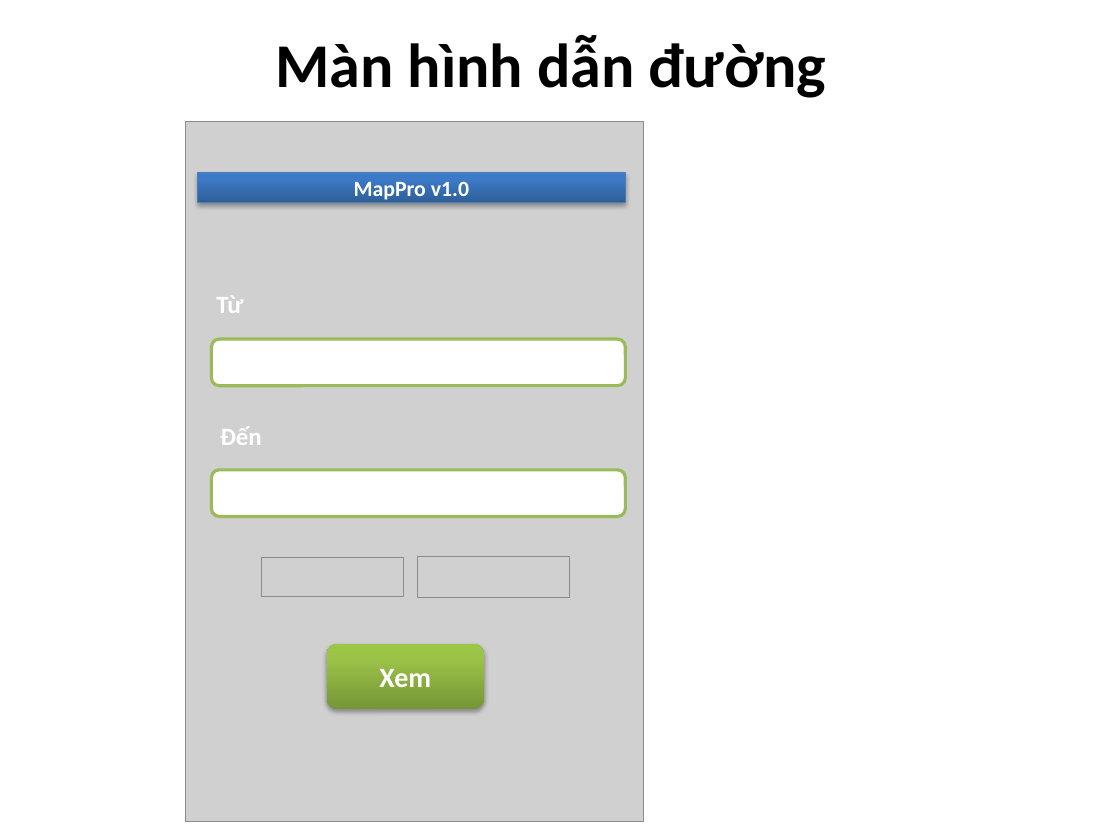
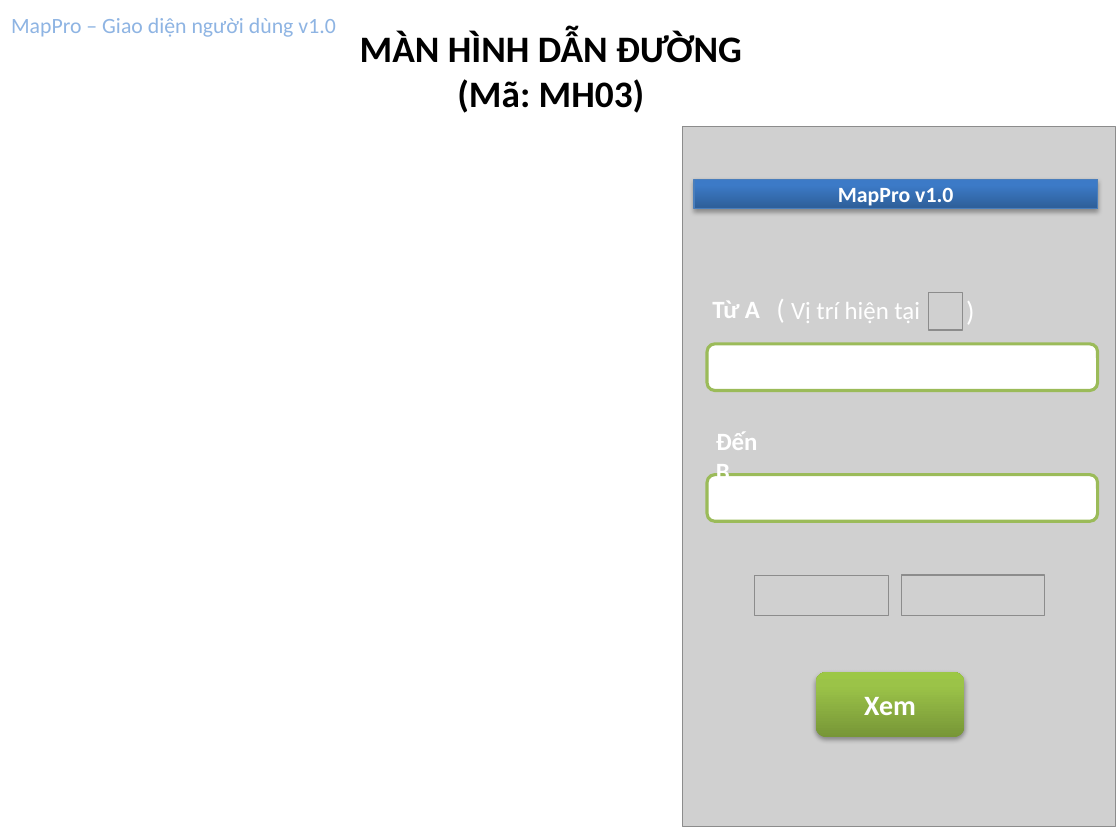
Before and after one commit to hungdien/google-map-api-and-map-on-android, a slide deck: slide 8 of Design/User Interface Design.pptx (slide 7 before the commit). Drawn at 1120x840 pixels with LibreOffice and Linux fonts; fonts in the diff are those of the drawing; grey boxes stand for pictures. Boxes give left, top, right and bottom in pixels: in the first picture for what was removed or moved away, otherwise in the second. Text is boxed around its words. In the diff, an @@ line names an element or a change of style, - is before the commit and + after.

```diff
--- a/Design/User Interface Design.pptx
+++ b/Design/User Interface Design.pptx
@@ text added at [11, 18, 335, 37], 14 pt, text #8EB4E3 @@
+MapPro – Giao diện người dùng v1.0
@@ text at [360, 31, 742, 113]: text changed; size 40 to 24 pt @@
-Màn hình dẫn đường
+MÀN HÌNH DẪN ĐƯỜNG
+(Mã: MH03)
@@ picture: place and size @@
-picture at [186, 121, 644, 821]
+picture at [682, 127, 1114, 827]
@@ rectangle "MapPro v1.0": place and size @@
-rectangle "MapPro v1.0" at [197, 172, 625, 202]
+rectangle "MapPro v1.0" at [694, 179, 1098, 208]
@@ picture added at [928, 292, 962, 330] @@
@@ text added at [955, 288, 979, 333], 18 pt, text #FFFFFF @@
+)
@@ text at [712, 301, 760, 318]: text changed @@
-Từ
+Từ A
@@ text added at [791, 302, 920, 323], 16 pt, text #FFFFFF @@
+( Vị trí hiện tại
@@ rounded rectangle: place and size @@
-rounded rectangle at [212, 339, 626, 386]
+rounded rectangle at [707, 344, 1098, 391]
@@ text at [716, 432, 758, 476]: text changed @@
-Đến
+Đến B
@@ rounded rectangle: place and size @@
-rounded rectangle at [212, 470, 626, 517]
+rounded rectangle at [707, 475, 1098, 522]
@@ picture: place and size @@
-picture at [261, 558, 403, 597]
+picture at [754, 576, 888, 615]
@@ picture: place and size @@
-picture at [418, 557, 569, 598]
+picture at [902, 575, 1045, 616]
@@ rounded rectangle "Xem": place and size @@
-rounded rectangle "Xem" at [327, 644, 485, 709]
+rounded rectangle "Xem" at [815, 672, 964, 737]
```
Also in this commit, not shown: 5 other slides changed, 5 slides added, 3 slides removed.
